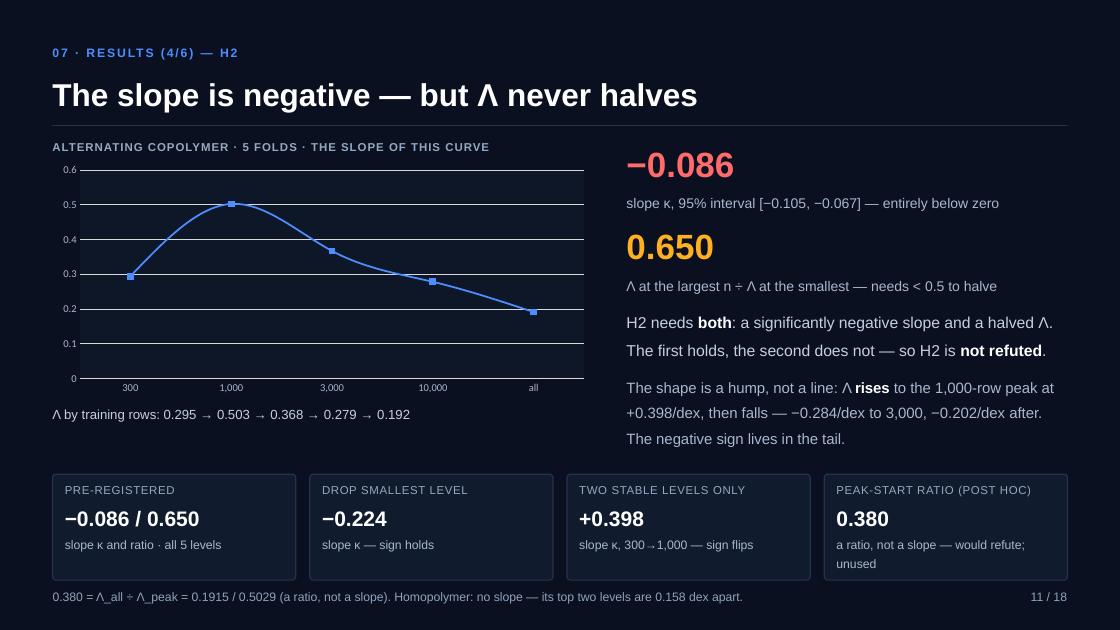
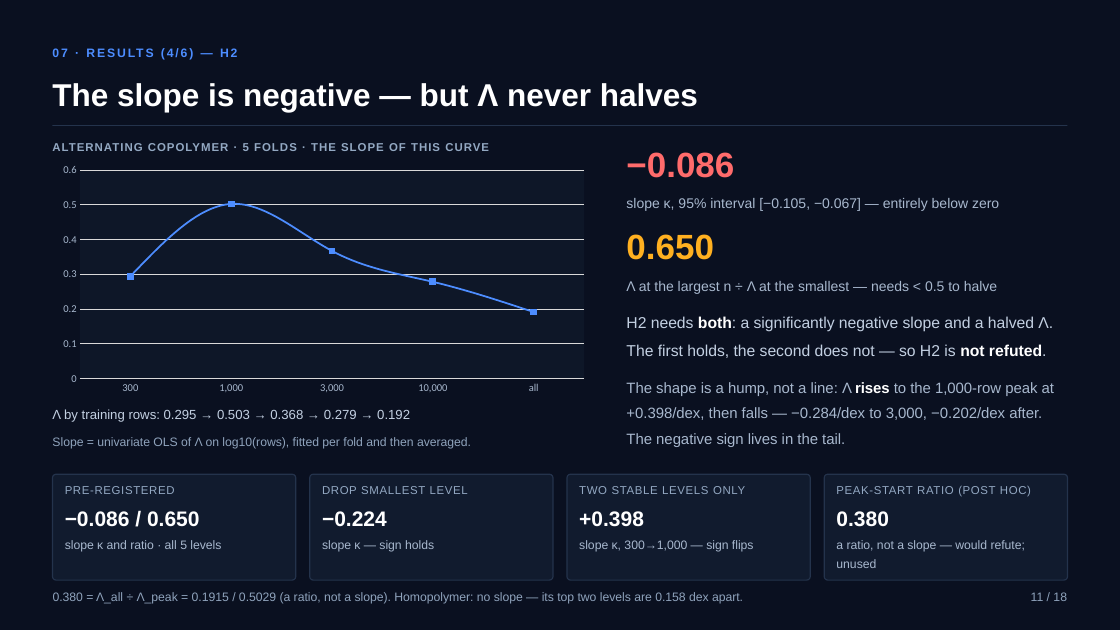
Before and after one commit to XHH-Coco/How-Much-Is-a-Chain-Worth, a slide deck: slide 11 of presentation/ChainWorth_Group32/ChainWorth_Group32.pptx. Drawn at 1120x630 pixels with LibreOffice and Linux fonts; fonts in the diff are those of the drawing. Boxes give left, top, right and bottom in pixels: in the first picture for what was removed or moved away, otherwise in the second. Text is boxed around its words. In the diff, an @@ line names an element or a change of style, - is before the commit and + after.

```diff
--- a/presentation/ChainWorth_Group32/ChainWorth_Group32.pptx
+++ b/presentation/ChainWorth_Group32/ChainWorth_Group32.pptx
@@ text added at [52,437,471,449], 10.5 pt, text #8FA3BC @@
+Slope = univariate OLS of Λ on log10(rows), fitted per fold and then averaged.
```
Also in this commit, not shown: 5 other slides changed, 14 other files.
